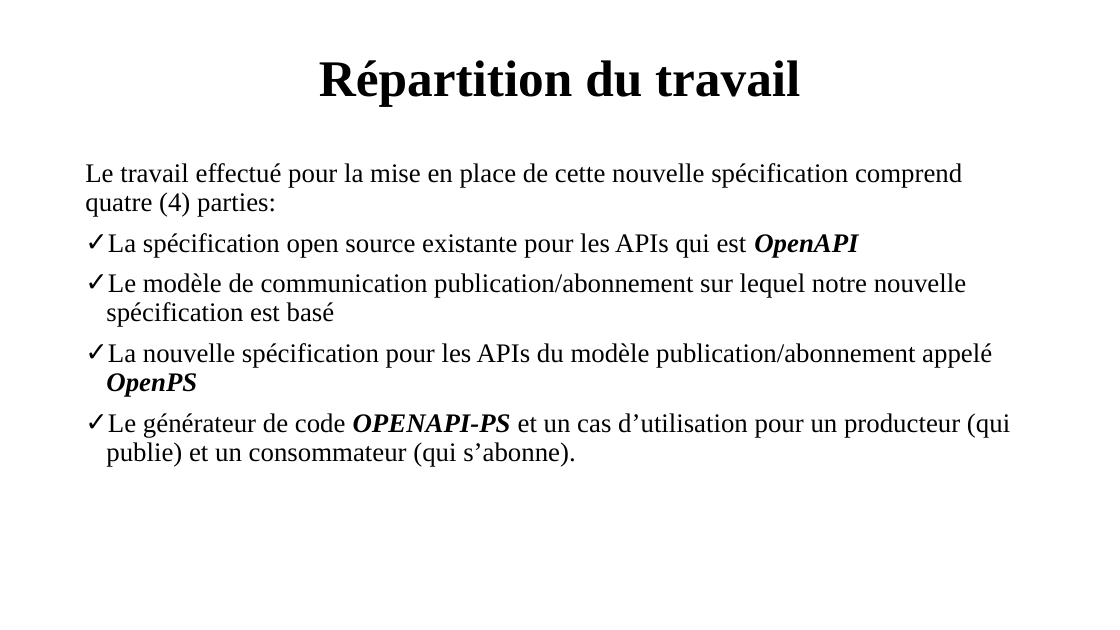
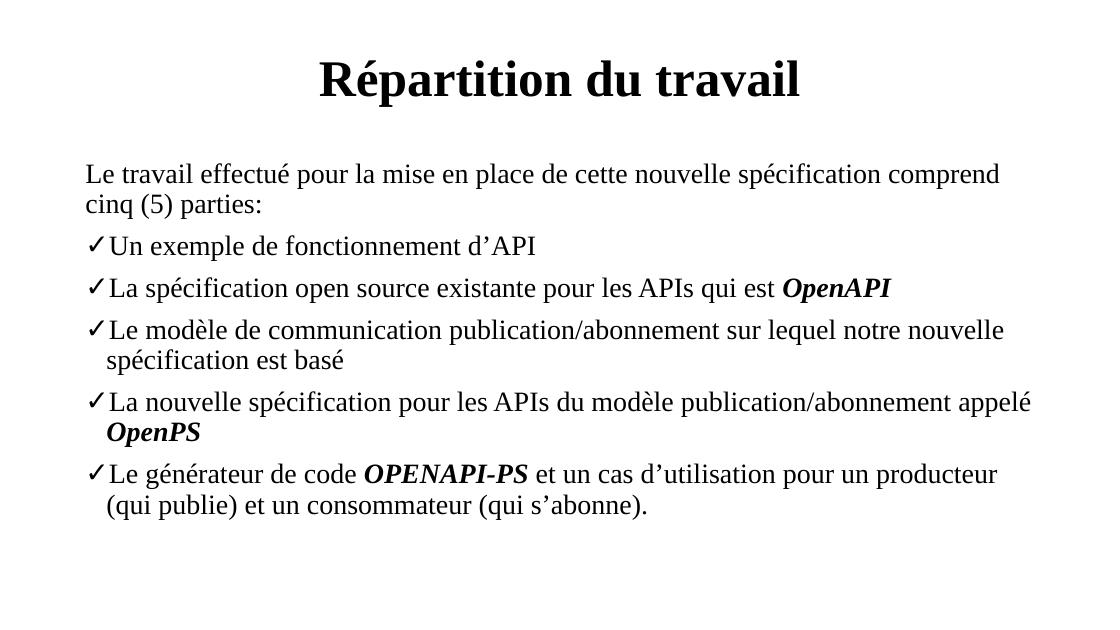
Before and after one commit to OA-Souleymane/MyGitHub-Files, a slide deck: slide 4 of Chapitres/presentationMemoire.pptx (slide 3 before the commit). Drawn at 1120x630 pixels with LibreOffice and Linux fonts; fonts in the diff are those of the drawing. Boxes give left, top, right and bottom in pixels: in the first picture for what was removed or moved away, otherwise in the second. Text is boxed around its words. In the diff, an @@ line names an element or a change of style, - is before the commit and + after.

```diff
--- a/Chapitres/presentationMemoire.pptx
+++ b/Chapitres/presentationMemoire.pptx
@@ text at (85, 163, 1000, 261): text changed; size 23 to 24 pt @@
-Le travail effectué pour la mise en place de cette nouvelle spécification comprend quatre (4) parties:
+Le travail effectué pour la mise en place de cette nouvelle spécification comprend cinq (5) parties:
+✓ Un exemple de fonctionnement d’API
@@ text at (106, 277, 1031, 519): size 23 to 24 pt in "La spécification open source existante pour les ...", "Le modèle de communication publication/abonnement sur lequel ...", "La nouvelle spécification pour les APIs du ...", "Le générateur de code OPENAPI-PS et un ..." @@
```
Also in this commit, not shown: 1 other slide changed, 3 slides added, 4 other files.
